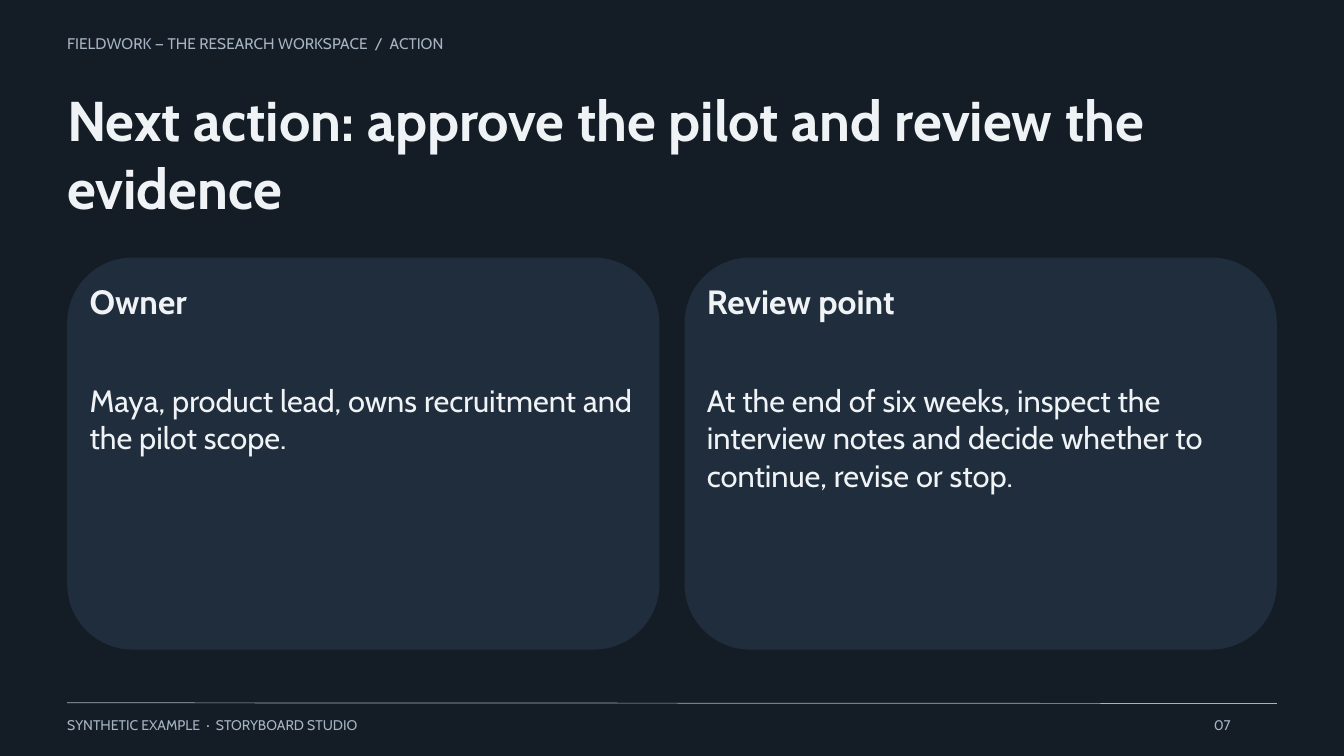
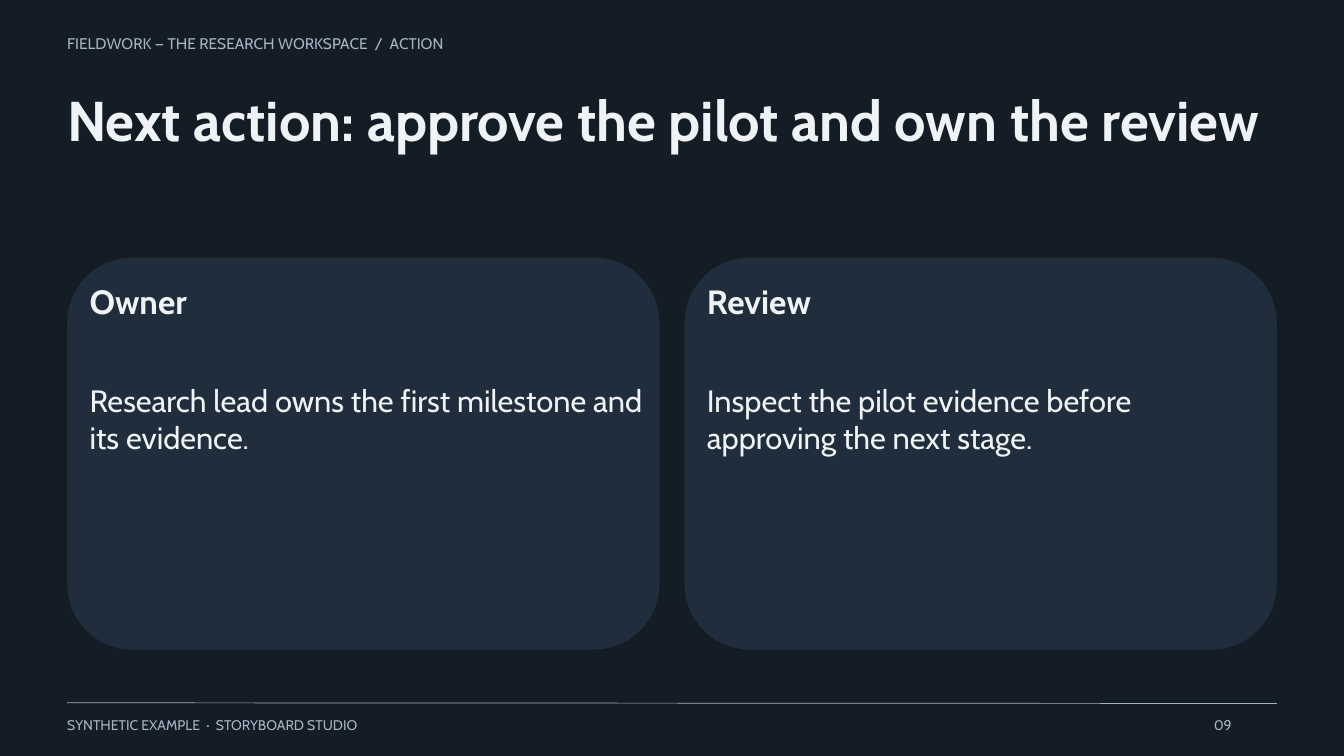
Before and after one commit to OthmaneBlial/Storyboard-Studio, a slide deck: slide 9 of gallery/native/startup-pitch/deck.pptx (slide 7 before the commit). Drawn at 1344x756 pixels with LibreOffice and Linux fonts; fonts in the diff are those of the drawing. Boxes give left, top, right and bottom in pixels: in the first picture for what was removed or moved away, otherwise in the second. Text is boxed around its words. In the diff, an @@ line names an element or a change of style, - is before the commit and + after.

```diff
--- a/gallery/native/startup-pitch/deck.pptx
+++ b/gallery/native/startup-pitch/deck.pptx
@@ text at (67,99,1260,153): text changed @@
-Next action: approve the pilot and review the
-evidence
+Next action: approve the pilot and own the review
@@ text at (707,290,811,315): text changed @@
-Review point
+Review
@@ text at (90,389,642,450): text changed @@
-Maya, product lead, owns recruitment and
-the pilot scope.
+Research lead owns the first milestone and
+its evidence.
@@ text at (707,389,1131,456): text changed @@
-At the end of six weeks, inspect the
-interview notes and decide whether to
-continue, revise or stop.
+Inspect the pilot evidence before
+approving the next stage.
@@ text at (1214,720,1232,730): text changed @@
-07
+09
```
Also in this commit, not shown: 5 other slides changed, 3 slides added, 1 slide removed, 11 other files.
